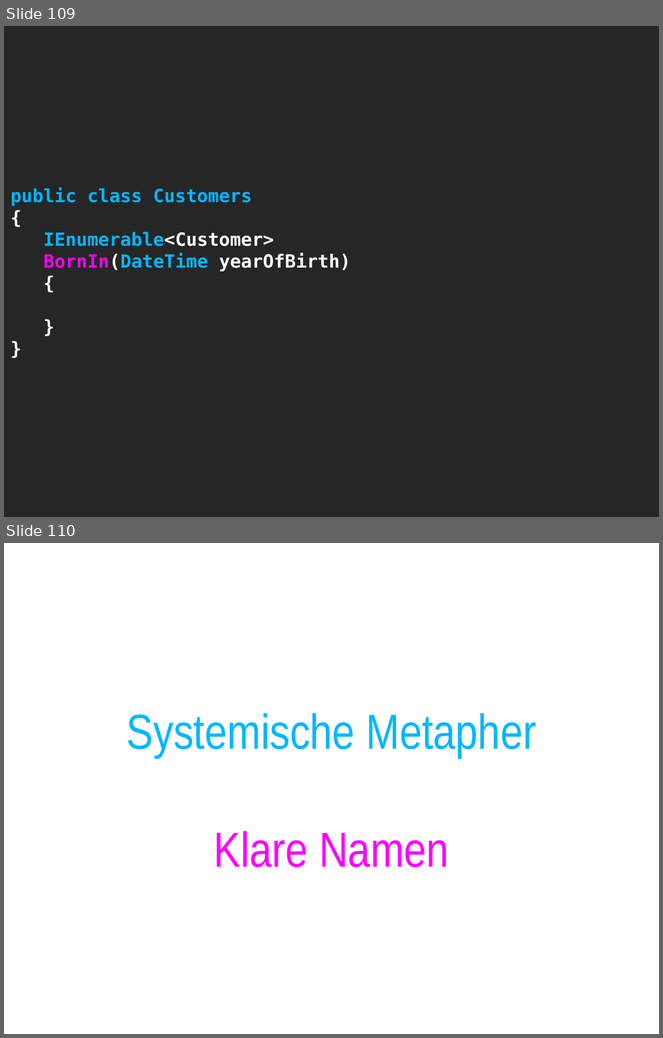
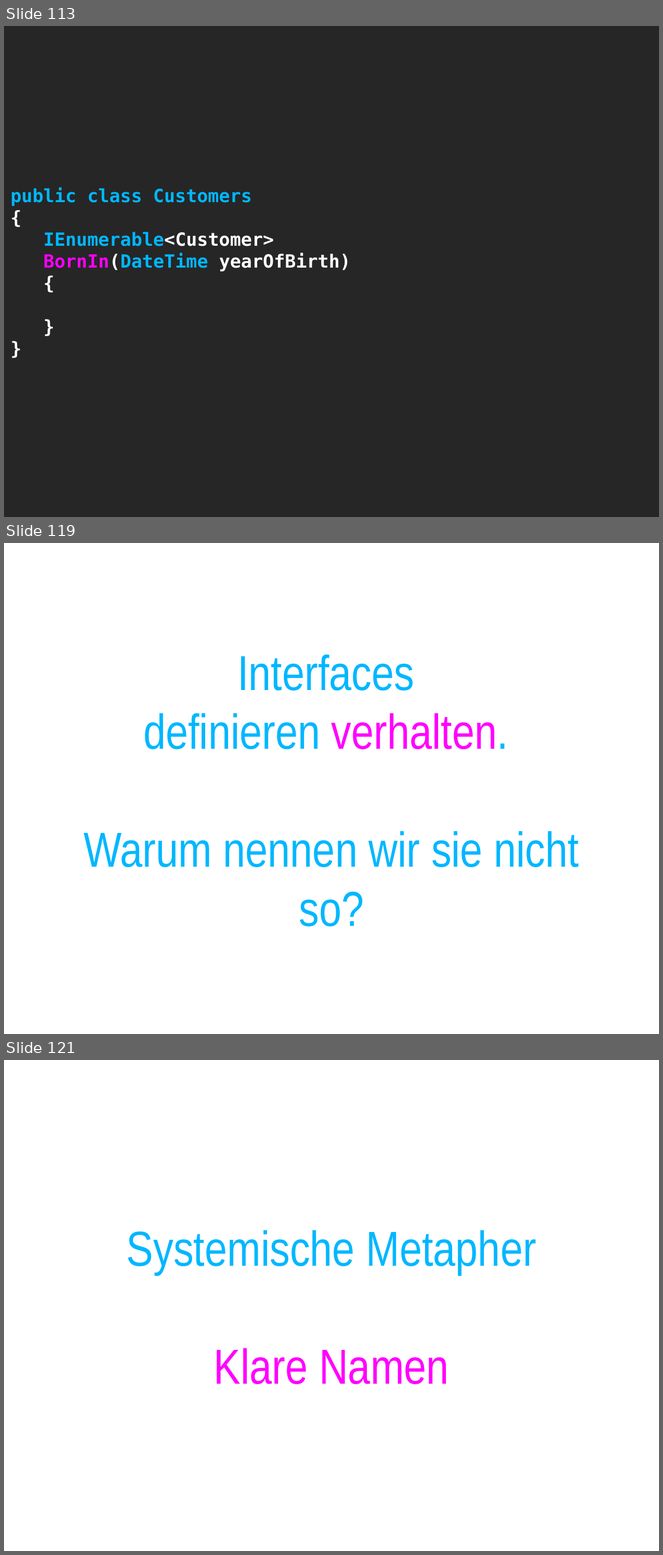
Before and after one commit to cessor/empathiccode, a slide deck: WeaselWords-DotnetDevCon.pptx. Shown one above the other, each under a label of ours: slides 109 and 110 before the commit, slides 113, 119 and 121 after it; the slides between them are not shown. The pictures are 663x1038 and 663x1555 pixels, drawn with LibreOffice and Linux fonts; fonts in the diff are those of the drawing. Boxes give left, top, right and bottom in pixels: in the first picture for what was removed or moved away, otherwise in the second. Text is boxed around its words. In the diff, an @@ line names an element or a change of style, - is before the commit and + after.

```diff
--- a/WeaselWords-DotnetDevCon.pptx
+++ b/WeaselWords-DotnetDevCon.pptx
@@ slide 119 added at (x1=4, y1=543, x2=659, y2=1034), background #FFFFFF @@
@@ title added at (x1=84, y1=654, x2=580, y2=927), 54 pt, text #00B7FF @@
+Interfaces
+definieren verhalten.
+Warum nennen wir sie nicht so?
@@ what was slide 109 is now slide 113 @@
@@ what was slide 110 is now slide 121 @@
```
Also in this commit, not shown: 1 slide changed, 15 other slides added, 5 slides removed.
